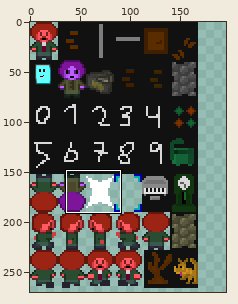
A sprite sheet gets an edit: html/sprite.png. The picture above shows the old version from afar; the outline marks the close-up.
Close-up. Before:
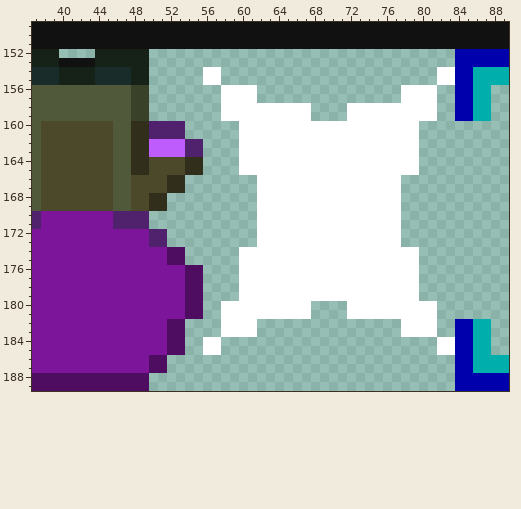
The file is 168x266 pixels. Colours within 5 levels of each other are drawn and written as one. Shown: x 37..89, y 149..189. The old version is drawn lined up with the new one, on the new canvas. The wide view leaves out empty margins. The commit also changed other parts of the picture, which this record leaves out.
After:
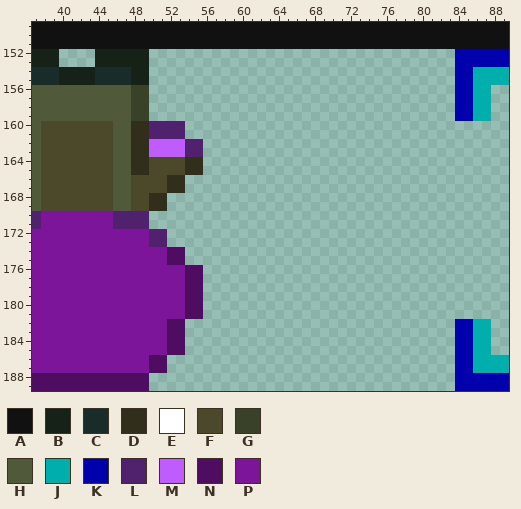
Palette (. is transparent): A #111111  B #162218  C #1a2c29  D #312e1b  E #ffffff  F #4c482a  G #394129  H #505a3a  J #00afac  K #0000ac  L #50226e  M #bf5cfe  N #4e0d61  P #7d159b
Diff:
canvas 168x266 -> 196x310
y 153: x 40..43 AAAA -> ....
y 154..155: x 56..57 EE -> ..; x 82..83 EE -> ..
y 156..157: x 58..61 EEEE -> ....; x 78..81 EEEE -> ....
y 158..159: x 58..67 EEEEEEEEEE -> ..........; x 72..81 EEEEEEEEEE -> ..........
y 160..165: x 60..79 EEEEEEEEEEEEEEEEEEEE -> ....................
y 166..173: x 62..77 EEEEEEEEEEEEEEEE -> ................
y 174..179: x 60..79 EEEEEEEEEEEEEEEEEEEE -> ....................
y 180..181: x 58..67 EEEEEEEEEE -> ..........; x 72..81 EEEEEEEEEE -> ..........
y 182..183: x 58..61 EEEE -> ....; x 78..81 EEEE -> ....
y 184..185: x 56..57 EE -> ..; x 82..83 EE -> ..
Pixel boxes of the changes (left, top, right, bottom) in both close-ups:
erased: (59, 58, 95, 67)
erased: (203, 67, 455, 355)
